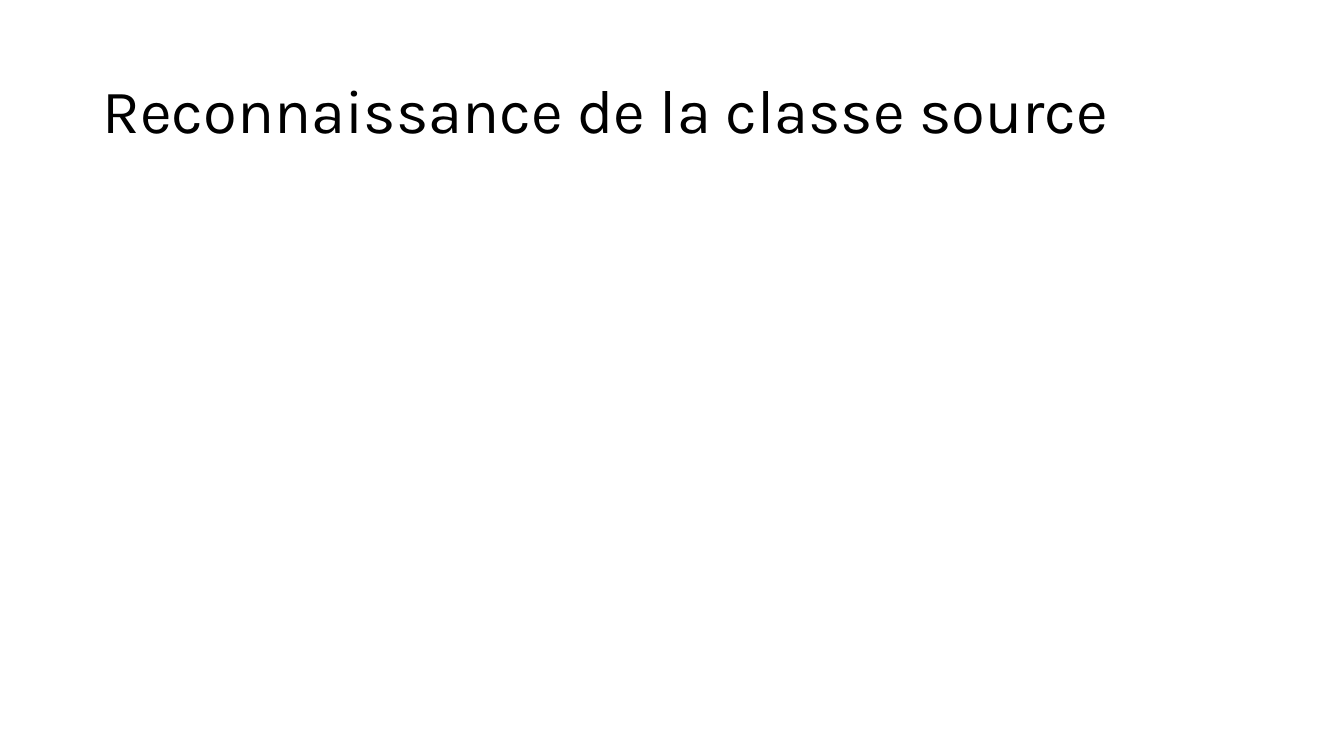
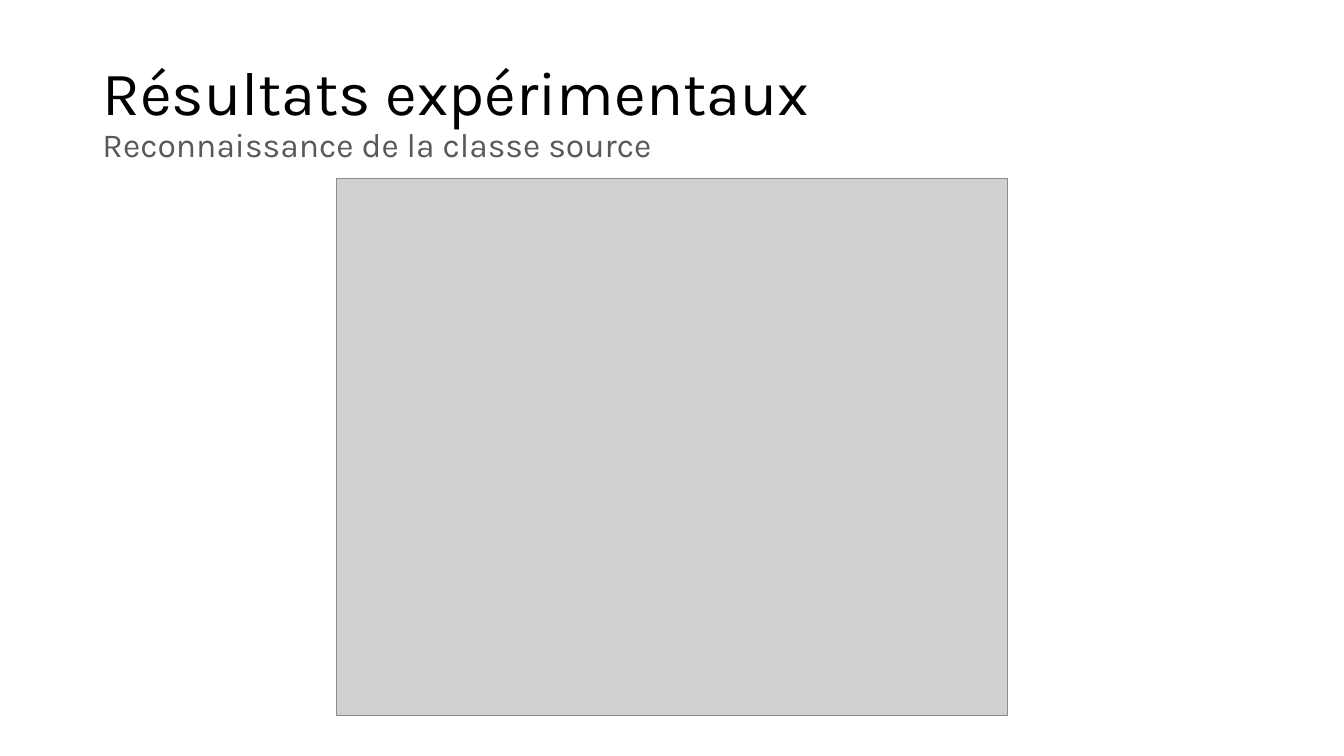
Before and after one commit to owilo/Stage, a slide deck: slide 27 of Documents/Slides/Obscuration de contenu numérique dans une image.pptx (slide 16 before the commit). Drawn at 1344x756 pixels with LibreOffice and Linux fonts; fonts in the diff are those of the drawing; grey boxes stand for pictures. Boxes give left, top, right and bottom in pixels: in the first picture for what was removed or moved away, otherwise in the second. Text is boxed around its words. In the diff, an @@ line names an element or a change of style, - is before the commit and + after.

Commit message:
Slides draft

```diff
--- a/Documents/Slides/Obscuration de contenu numérique dans une image.pptx
+++ b/Documents/Slides/Obscuration de contenu numérique dans une image.pptx
@@ title at (x1=102, y1=68, x2=809, y2=158): text changed; size 44 to 24 pt; text colour #000000 to #595959 @@
-Reconnaissance de la classe source
+Résultats expérimentaux
+Reconnaissance de la classe source
@@ picture added at (x1=337, y1=178, x2=1008, y2=716) @@
```
Also in this commit, not shown: 5 other slides changed, 17 slides added, 7 slides removed.
